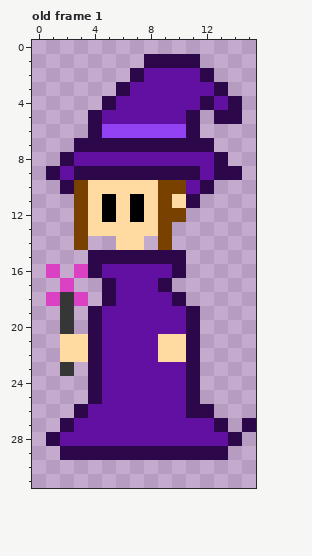
Edited in one commit: pixel-art file (Image Source Files/hero.ase). Above is the file before it was changed.
16x32 pixels, 1 frame. Shown: old frame 1. The commit also changed other frames, which this record leaves out.
New version:
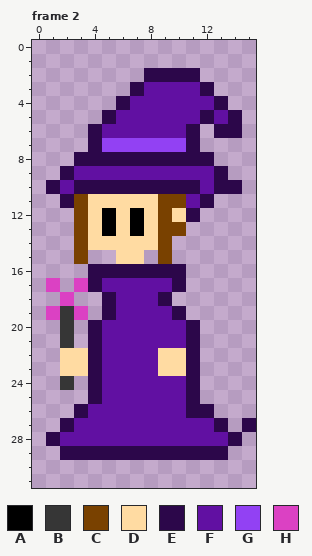
Palette (. is transparent): A #000000  B #363636  C #794100  D #ffdba2  E #2c074a  F #6110a2  G #9241f3  H #db41c3
A new or re-ordered frame is compared with the old frame closest to it.
Log entry: added hero design, implement animations on hero
Changes in this commit:
frames 1 -> 4
Frame 2 is new; against old frame 1:
y 1: x 8..11 EEEE -> ....
y 2: x 7..12 EFFFFE -> .EEEE.
y 3: x 6..7 EF -> .E; x 12..13 FE -> E.
y 4: x 5..6 EF -> .E; x 12..14 EFE -> FE.
y 5: x 4..5 EF -> .E; x 11..13 E.E -> FEF
y 6: x 5..10 GGGGGG -> FFFFFF; x 13..14 .. -> EE
y 7: x 3 E -> .; x 5..10 EEEEEE -> GGGGGG; x 12 E -> .
y 8: x 2..13 EFFFFFFFFFFE -> .EEEEEEEEEE.
y 9: x 1..11 EFEEEEEEEEE -> .EFFFFFFFFF; x 14 E -> .
y 10: x 1..14 .ECDDDDDCCFE.. -> EFEEEEEEEEEFEE
y 11: x 2 . -> E; x 5 A -> D; x 7 A -> D; x 10..12 DE. -> CFE
y 12: x 10..11 C. -> DE
y 13: x 5 D -> A; x 7 D -> A; x 10 . -> C
y 14: x 4..5 .. -> DD; x 8 . -> D
y 15: x 3..10 .EEEEEEE -> C..DD.C.
y 16: x 1 H -> .; x 3 H -> .; x 5..9 FFFFF -> EEEEE
y 17: x 1..5 .H..E -> H.HEF; x 9..10 E. -> FE
y 18: x 1..3 HBH -> .H.; x 9..10 FE -> E.
y 19: x 1 . -> H; x 3..5 .EF -> H.E; x 10..11 FE -> E.
y 21: x 2..3 DD -> B.; x 9..10 DD -> FF
y 23: x 2..3 B. -> DD; x 9..10 FF -> DD
y 24: x 2 . -> B
Changed places in both pictures, as pixel boxes (x1, y1, x2, y2):
changed: (46, 54, 242, 390)
